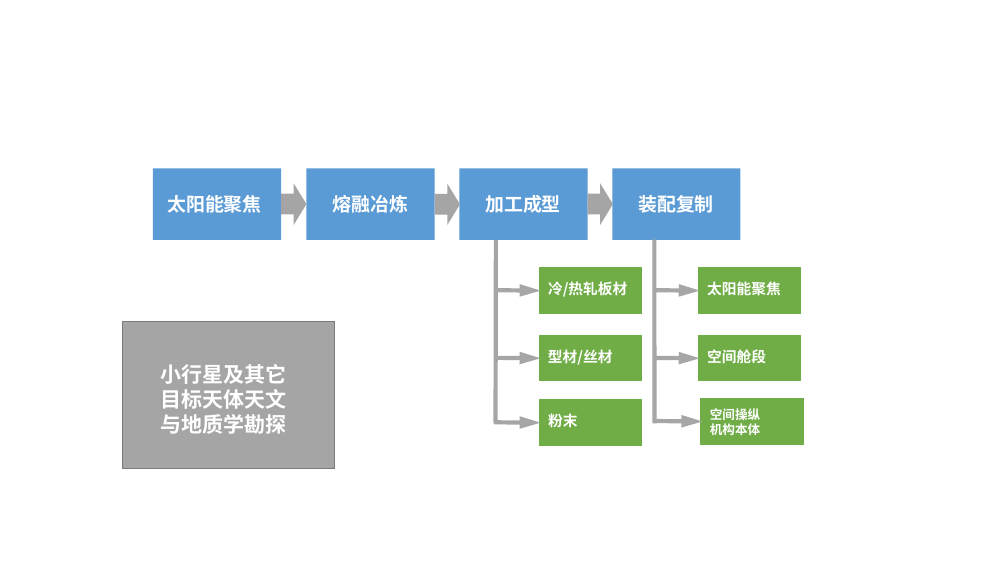
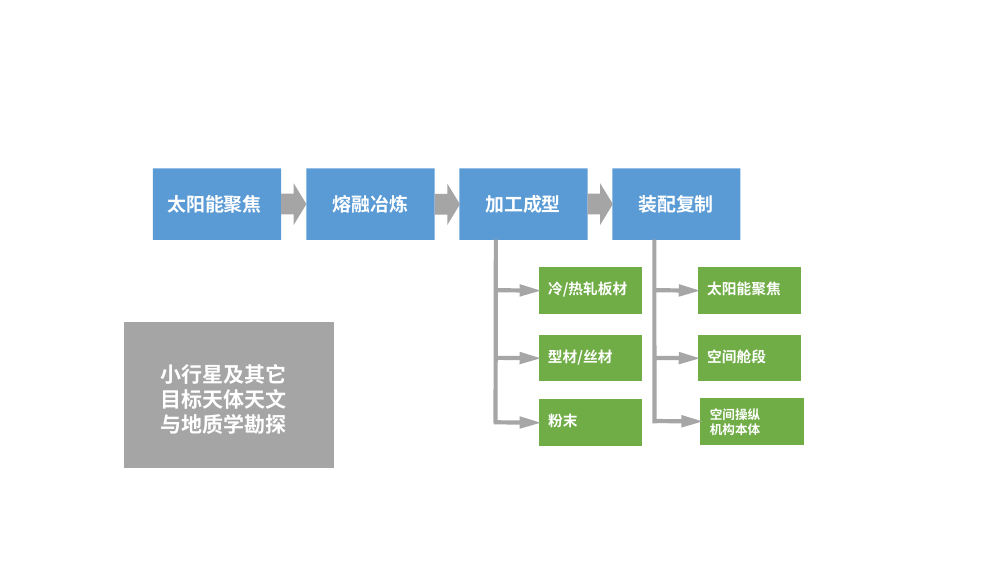
Before and after one commit to ExponentialDeepSpace/exponentialdeepspace.github.io, a slide deck: slide 1 of EDS-Diagram.pptx. Drawn at 1008x567 pixels with LibreOffice and Linux fonts; fonts in the diff are those of the drawing. Boxes give left, top, right and bottom in pixels: in the first picture for what was removed or moved away, otherwise in the second. Text is boxed around its words. In the diff, an @@ line names an element or a change of style, - is before the commit and + after.

```diff
--- a/EDS-Diagram.pptx
+++ b/EDS-Diagram.pptx
@@ rectangle at [123,321,335,470]: outline #7A7A7A 1 pt to #FFFFFF 1.5 pt @@
```
Also in this commit, not shown: 2 other files.
